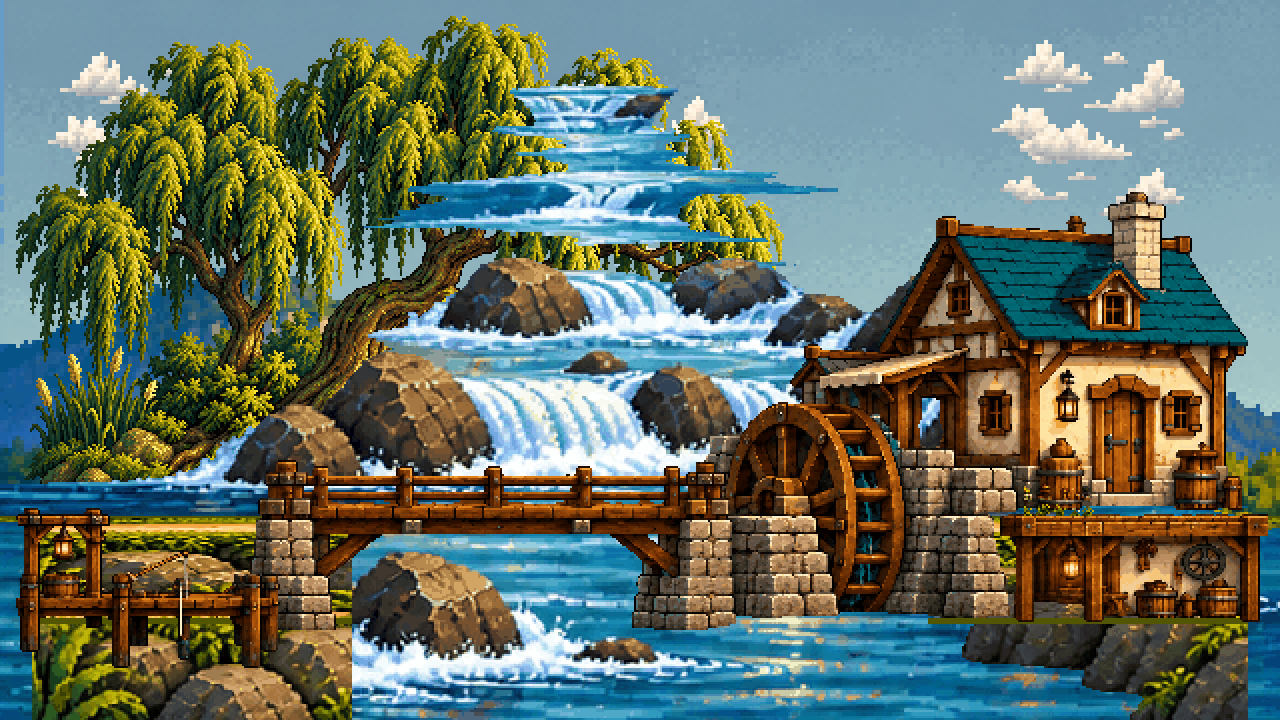
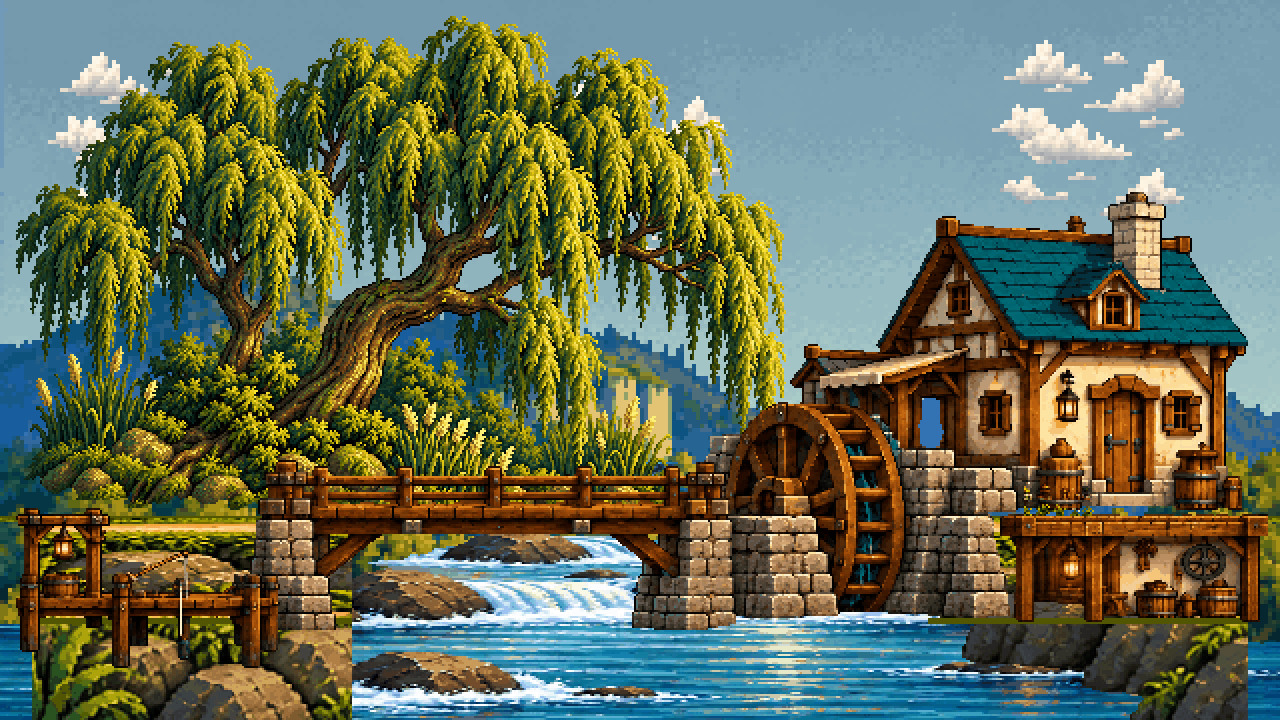
Layered file, before and after one edit (1280×720). Changes by layer:
painted on "terrain" over [32, 624, 1248, 720]
painted on "under" over [40, 522, 1240, 620]
painted on "water" over [0, 84, 1280, 720]
added layer "water_back" above "mid" over [378, 460, 704, 504]
painted on "mid" over [0, 328, 1280, 720]
painted on "far" over [0, 260, 1280, 608]
painted on "clouds" over [48, 40, 1180, 256]
painted on "sky" over [0, 0, 1280, 720]
